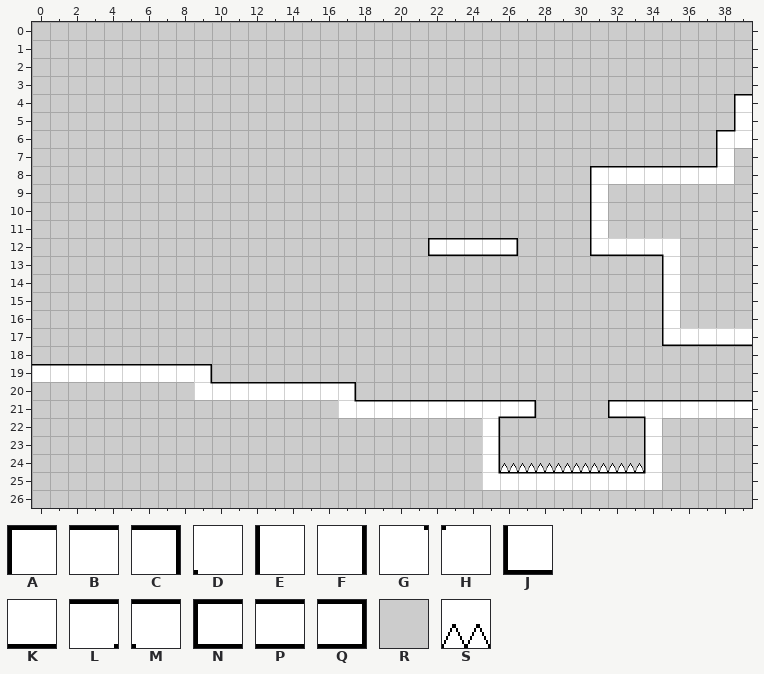
One commit to this Tiled map: KoboldKit/KoboldKitDemo/Resources/24x24/24x24_Level01.tmx. The picture above was drawn from the file before the commit.
Cells are 24x24 px. Shown: x 0..39, y 0..26.
Key: from "Tileset_Geometry_24x24": A 0, B 1, C 2, D 5, E 10, F 12, G 14, H 15, J 20, K 21, L 24, M 25, N 30, P 31, Q 32, R 33, S 43.
_ is an empty cell, # one hidden under a higher layer.
Layer "bg layer" before, first column x 7:
10 RRRRRRRRRRRRRRRRRRRR
11 RRRRRRRRRRRRRRRRRRRR
12 RRRRRRRRRRRRRRR#####
13 RRRRRRRRRRRRRRRRRRRR
14 RRRRRRRRRRRRRRRRRRRR
15 RRRRRRRRRRRRRRRRRRRR
16 RRRRRRRRRRRRRRRRRRRR
17 RRRRRRRRRRRRRRRRRRRR
18 RRRRRRRRRRRRRRRRRRRR
19 ###RRRRRRRRRRRRRRRRR
20 RR#########RRRRRRRRR
21 RRRRRRRRRR##########
22 RRRRRRRRRRRRRRRRRR#R
23 RRRRRRRRRRRRRRRRRR#R
24 RRRRRRRRRRRRRRRRRR#R
25 RRRRRRRRRRRRRRRRRR##
26 RRRRRRRRRRRRRRRRRRRR
Layer "main layer" before, first column x 0:
 0 ________________________________________
 1 ________________________________________
 2 ________________________________________
 3 ________________________________________
 4 _______________________________________A
 5 _______________________________________E
 6 ______________________________________AH
 7 ______________________________________E_
 8 _______________________________ABBBBBBH_
 9 _______________________________E________
10 _______________________________E________
11 _______________________________E________
12 ______________________NPPPQ____JKKKD____
13 ___________________________________E____
14 ___________________________________E____
15 ___________________________________E____
16 ___________________________________E____
17 ___________________________________JKKKK
18 ________________________________________
19 BBBBBBBBBC______________________________
20 _________GBBBBBBBC______________________
21 _________________GBBBBBBBLPQ____NPMBBBBB
22 _________________________F________E_____
23 _________________________F________E_____
24 _________________________FSSSSSSSSE_____
25 _________________________GBBBBBBBBH_____
26 ________________________________________
New version:
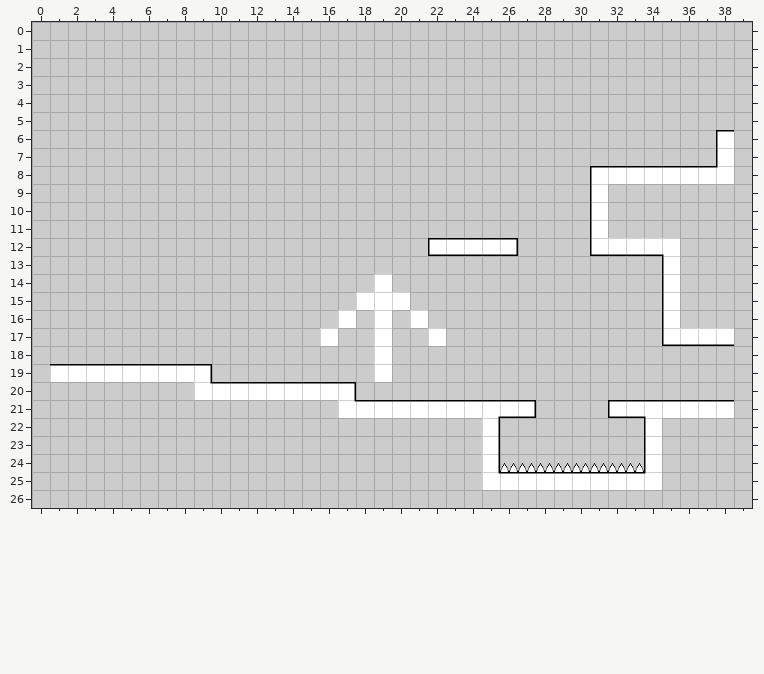
Edits made:
Layer "bg layer":
The edit erases tile R in row 14 at x 19; in row 15 at x 18 to 20; in row 16 at x 17, 19 and 21; in row 17 at x 16, 19 and 22; in rows 18 to 19 at x 19.
Layer "main layer":
The edit erases tile A in row 4 at x 39.
The edit erases tile B in row 19 at x 0; in row 21 at x 39.
The edit erases tile E in row 5 at x 39.
The edit erases tile H in row 6 at x 39.
The edit erases tile K in row 17 at x 39.
